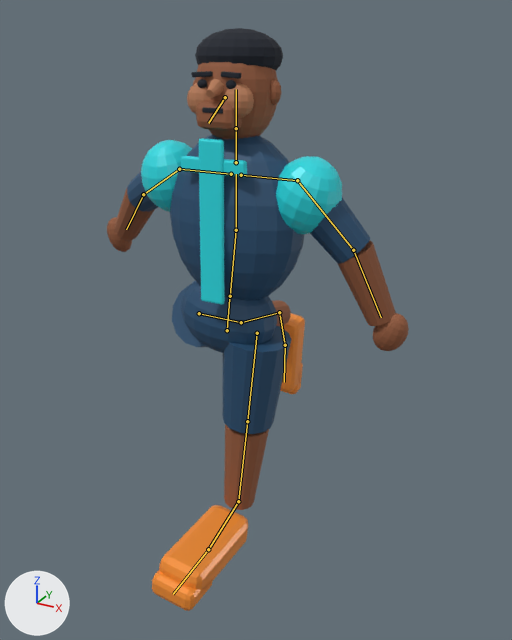
Renders of the glTF model src/assets/3d/kicklab-direction-c-athlete/v1/kicklab-direction-c-athlete.glb from each side of a commit.
One viewpoint serves both versions: a 50 mm lens placed at (1.25, -2.04, 2.0), pointed at (0.01, 0.21, 0.88). Arrows for +X, +Y and +Z are at lower left; the lights stay in place. The picture after the commit comes second. Both versions are drawn at frame 0 of the action 'FollowThrough'; the numbers are the values there. The bones that change, and the others that lie on the model, are drawn over the model as lines.

Names of what the first picture shows: 'AthleteSurface'.
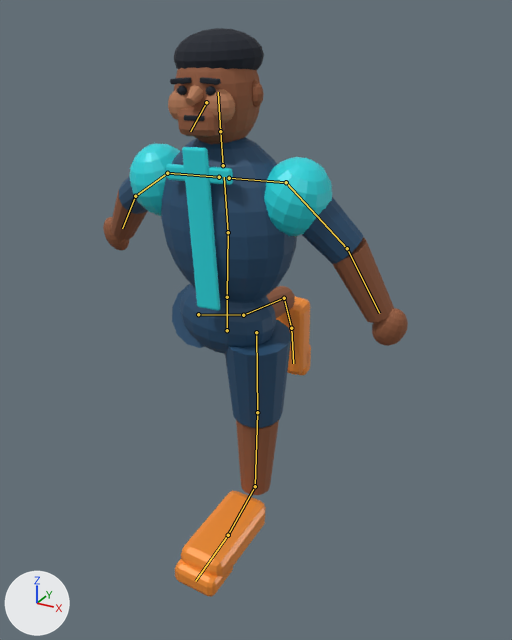
What the commit changed:
Bone 'Hips' (bone_hips) turns from (-1, 0, -6) to (5, 0, -5) degrees about its own x, y and z.
Bone 'UpperLeg.L' (bone_upperleg_l) turns from (0, 0, 0) to (5, 0, 0) degrees about its own x, y and z.
Bone 'LowerLeg.L' (bone_lowerleg_l) turns from (0, 0, 0) to (-3, 0, 0) degrees about its own x, y and z.
Bone 'Foot.L' (bone_foot_l) turns from (0, 0, 0) to (-1, 0, 0) degrees about its own x, y and z.

Pixel boxes (x1, y1, x2, y2) of what changed, in the pictures (512 x 640 px):
'AthleteSurface', posed
    before: (107, 28, 409, 611)
    after: (103, 28, 408, 597)
bone 'Hips', root to tip
    before: (227, 330) to (229, 298)
    after: (227, 330) to (227, 300)
bone 'UpperLeg.L', root to tip
    before: (257, 333) to (247, 421)
    after: (256, 332) to (257, 412)
bone 'LowerLeg.L', root to tip
    before: (247, 421) to (238, 501)
    after: (257, 412) to (255, 486)
bone 'Foot.L', root to tip
    before: (238, 501) to (208, 549)
    after: (255, 486) to (228, 535)
